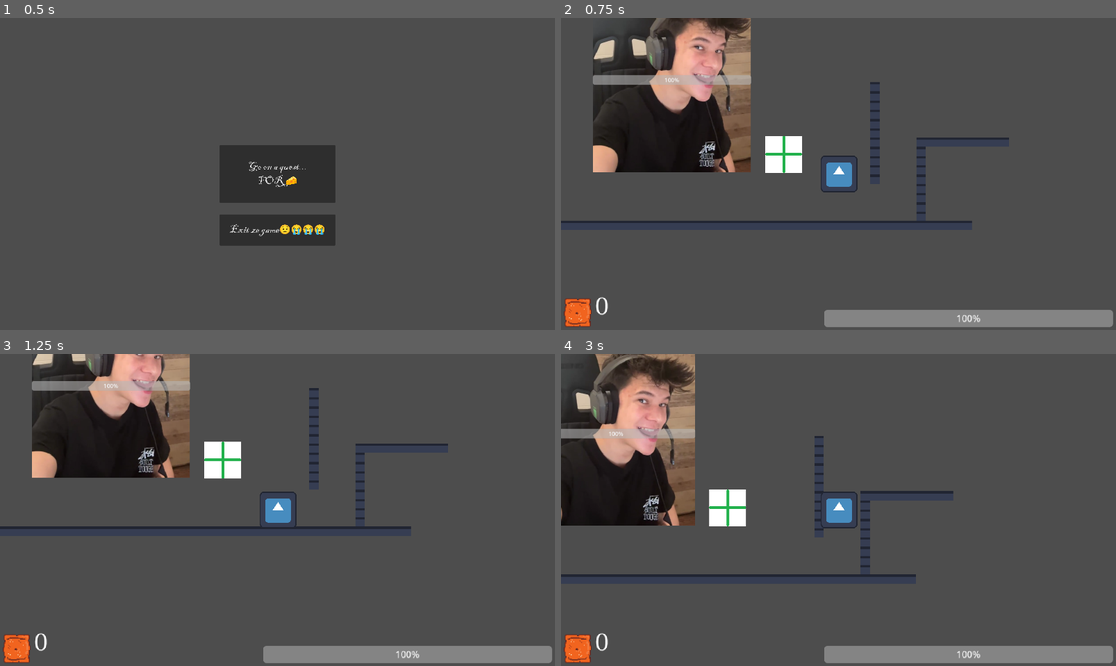
Above: before the commit, frames 1-4 (two rows, left to right).
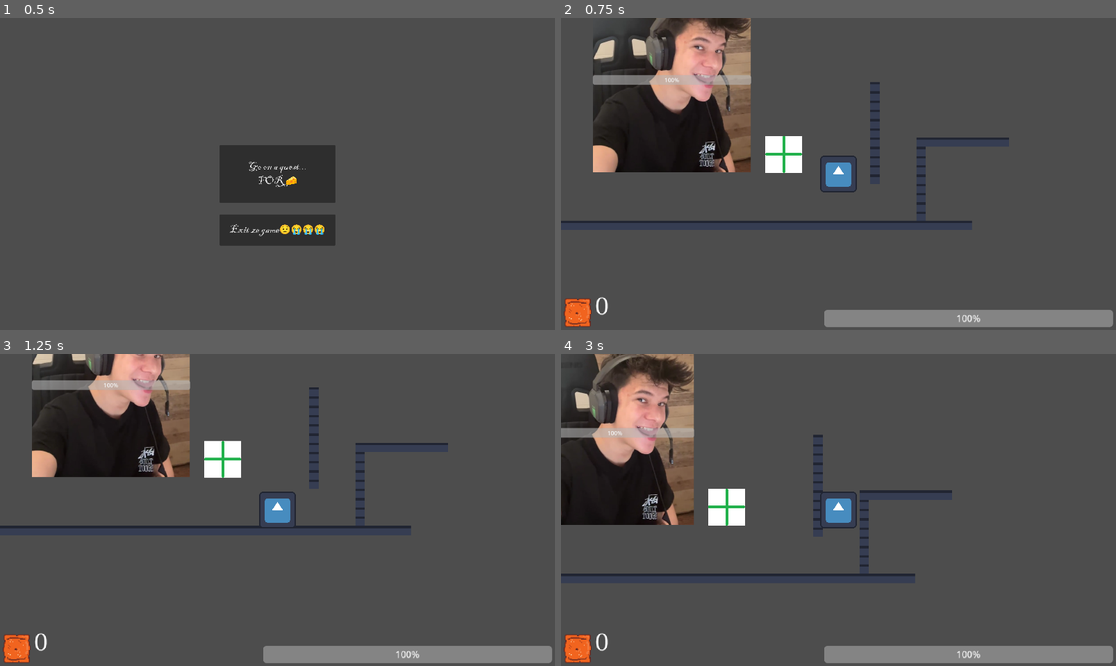
Above: after the commit, the same moments.

Repository: Dome-create/cheesequest
Game: Godot game, scene res://Scenes/menus/Main_Menu.tscn
Two runs of this game, one before a commit and one after it. Both use one fixed random seed, a clock stepped at 60 frames per second and the inputs below. The engine's default icon, where the game draws it, is replaced by a stand-in: a white triangle on a blue panel in a dark square.
Inputs:
- Up to frame 1 (0.5 s): no input
- Up to frame 2 (0.75 s): click "Go on a quest... FOR 🧀" at 0.5 s
- Up to frame 3 (1.25 s): no input
- Up to frame 4 (3 s): tap Enter at 1.25 s; hold V (attack) 1.28-2.03 s; hold D (right) 1.28-2.78 s; tap Space (jump) at 1.52, 1.82, 2.27, 2.3, 2.57, 2.85 s; tap Alt (Crouch, bound only after the commit) at 1.55, 2.1 s; hold A (left) from 2.78 s (still down); hold V (attack) from 2.78 s (still down)

Frame 1 is identical in both runs. In frame 2, less than 0.1% of the frame differs, in the area x 46-54%, y 44-56%; in frame 3, 1.3%; in frame 4, 2.1%, in the area x 0-71%, y 0-72%.

Commit message:
Added basic crouch + some fixes
Fixed attack: only damages enemy when actually attacking

Diff:
--- a/Scenes/Levels/level1.tscn
+++ b/Scenes/Levels/level1.tscn
@@ -200,6 +200,7 @@
 [node name="cracker4" parent="." unique_id=975535134 instance=ExtResource("7_20uw2")]
 position = Vector2(-959, -23)
 
+[connection signal="attack_state" from="Player" to="Vencel the enemy/Area2D" method="_on_player_attack_state"]
 [connection signal="area_entered" from="Vencel the enemy/Area2D" to="Vencel the enemy/Area2D" method="_on_area_entered"]
 [connection signal="body_entered" from="Vencel the enemy/Area2D" to="Vencel the enemy/Area2D" method="_on_body_entered"]
 [connection signal="body_entered" from="Health/Area2D" to="Health/Area2D" method="_on_body_entered"]
--- a/Scenes/Player.tscn
+++ b/Scenes/Player.tscn
@@ -24,7 +24,7 @@
 }]
 
 [sub_resource type="RectangleShape2D" id="RectangleShape2D_0e25a"]
-size = Vector2(51.375, 55.625)
+size = Vector2(55, 55)
 
 [sub_resource type="FontFile" id="FontFile_52ee3"]
 subpixel_positioning = 0
@@ -171,6 +171,9 @@
 [sub_resource type="RectangleShape2D" id="RectangleShape2D_5ixxa"]
 size = Vector2(64, 64)
 
+[sub_resource type="RectangleShape2D" id="RectangleShape2D_nn08x"]
+size = Vector2(55, 55)
+
 [node name="Player" type="CharacterBody2D" unique_id=1472663683]
 script = ExtResource("1_0e25a")
 
@@ -178,7 +181,6 @@
 zoom = Vector2(2, 2)
 
 [node name="SandorExport" type="AnimatedSprite2D" parent="." unique_id=1544061056]
-position = Vector2(1.0000038, 3.8146973e-06)
 scale = Vector2(0.5, 0.5)
 sprite_frames = SubResource("SpriteFrames_0mc3r")
 animation = &"idle"
@@ -188,7 +190,6 @@
 script = ExtResource("24_vlwdv")
 
 [node name="CollisionShape2D" type="CollisionShape2D" parent="." unique_id=539159455]
-position = Vector2(0, 1)
 shape = SubResource("RectangleShape2D_0e25a")
 
 [node name="CanvasGroup" type="CanvasGroup" parent="." unique_id=1262145291]
@@ -219,7 +220,7 @@
 collision_mask = 2
 monitoring = false
 
-[node name="CollisionShape2D" type="CollisionShape2D" parent="AttackHitbox" unique_id=1445808733]
+[node name="AttackHitboxShape" type="CollisionShape2D" parent="AttackHitbox" unique_id=1445808733]
 shape = SubResource("RectangleShape2D_70hv0")
 
 [node name="Timer" type="Timer" parent="." unique_id=708185286]
@@ -232,7 +233,12 @@
 [node name="CoinDetector" type="Area2D" parent="coins" unique_id=1304564368]
 
 [node name="CollisionShape2D" type="CollisionShape2D" parent="coins/CoinDetector" unique_id=1414001306]
-position = Vector2(1, 0)
 shape = SubResource("RectangleShape2D_5ixxa")
 
+[node name="SafeUncrouchDet" type="Area2D" parent="." unique_id=1086626502]
+
+[node name="Shape" type="CollisionShape2D" parent="SafeUncrouchDet" unique_id=1013199993]
+position = Vector2(0, -14)
+shape = SubResource("RectangleShape2D_nn08x")
+
 [connection signal="area_entered" from="coins/CoinDetector" to="coins" method="_on_coin_detector_area_entered"]
--- a/Scripts/player.gd
+++ b/Scripts/player.gd
@@ -13,7 +13,7 @@
 #attacking valtozok
 @onready var attack_hitbox = $AttackHitbox
 const ATTACK_TIME = 0.15
-var is_attacking = false
+var is_attacking := false
 
 #walkin
 var dash_direction = 0
@@ -57,6 +57,7 @@
 	if Input.is_action_just_released("jump") and velocity.y < 0:
 		@warning_ignore("integer_division")
 		velocity.y = JUMP_VELOCITY / 4
+		is_charging_jump = false
 	# --- NORMAL JUMP ---
 	if Input.is_action_just_pressed("jump") and is_on_floor() and not is_charging_jump:
 		velocity.y = JUMP_VELOCITY
@@ -135,6 +136,19 @@
 	if direction != 0:
 		$SandorExport.scale.x = direction * 0.5
 
+	#crouch
+	if Input.is_action_just_pressed("Crouch"):
+		$"coins".scale.y = 0.5
+		$"AttackHitbox".scale.y = 0.5
+		$"CollisionShape2D".scale.y = 0.5
+		$"SandorExport".scale.y = 0.25
+
+	if Input.is_action_just_released("Crouch"):
+		$"coins".scale.y = 1
+		$"AttackHitbox".scale.y = 1
+		$"CollisionShape2D".scale.y = 1
+		$"SandorExport".scale.y = 0.5
+
 	#groundpound
 	move_and_slide()
 
--- a/Scripts/vencel_the_enemy.gd
+++ b/Scripts/vencel_the_enemy.gd
@@ -1,6 +1,6 @@
 extends Area2D
 
-var can_damage := true
+var can_damage := false
 var enemy_health :int
 @export var max_health := 25
 
@@ -32,5 +32,5 @@
 	if area.name == "AttackHitbox" and can_damage:
 		damage(5)
 
-func _on_player_attack_state(is_attacking: Variant) -> void:
-	can_damage = is_attacking
+func _on_player_attack_state(attacking: Variant) -> void:
+	can_damage = attacking
--- a/project.godot
+++ b/project.godot
@@ -8,11 +8,15 @@
 
 config_version=5
 
+[animation]
+
+compatibility/default_parent_skeleton_in_mesh_instance_3d=true
+
 [application]
 
 config/name="Cheesequest"
 run/main_scene="uid://dxdyebbun37h"
-config/features=PackedStringArray("4.5", "Forward Plus")
+config/features=PackedStringArray("4.6", "Forward Plus")
 config/icon="res://Sprites_img/icon.svg"
 
 [display]
@@ -74,6 +78,11 @@
 , Object(InputEventKey,"resource_local_to_scene":false,"resource_name":"","device":-1,"window_id":0,"alt_pressed":false …(183 unchanged characters)…
 ]
 }
+Crouch={
+"deadzone": 0.2,
+"events": [Object(InputEventKey,"resource_local_to_scene":false,"resource_name":"","device":-1,"window_id":0,"alt_pressed":false,"shift_pressed":false,"ctrl_pressed":false,"meta_pressed":false,"pressed":false,"keycode":0,"physical_keycode":4194328,"key_label":0,"unicode":0,"location":0,"echo":false,"script":null)
+]
+}
 
 [rendering]
 
